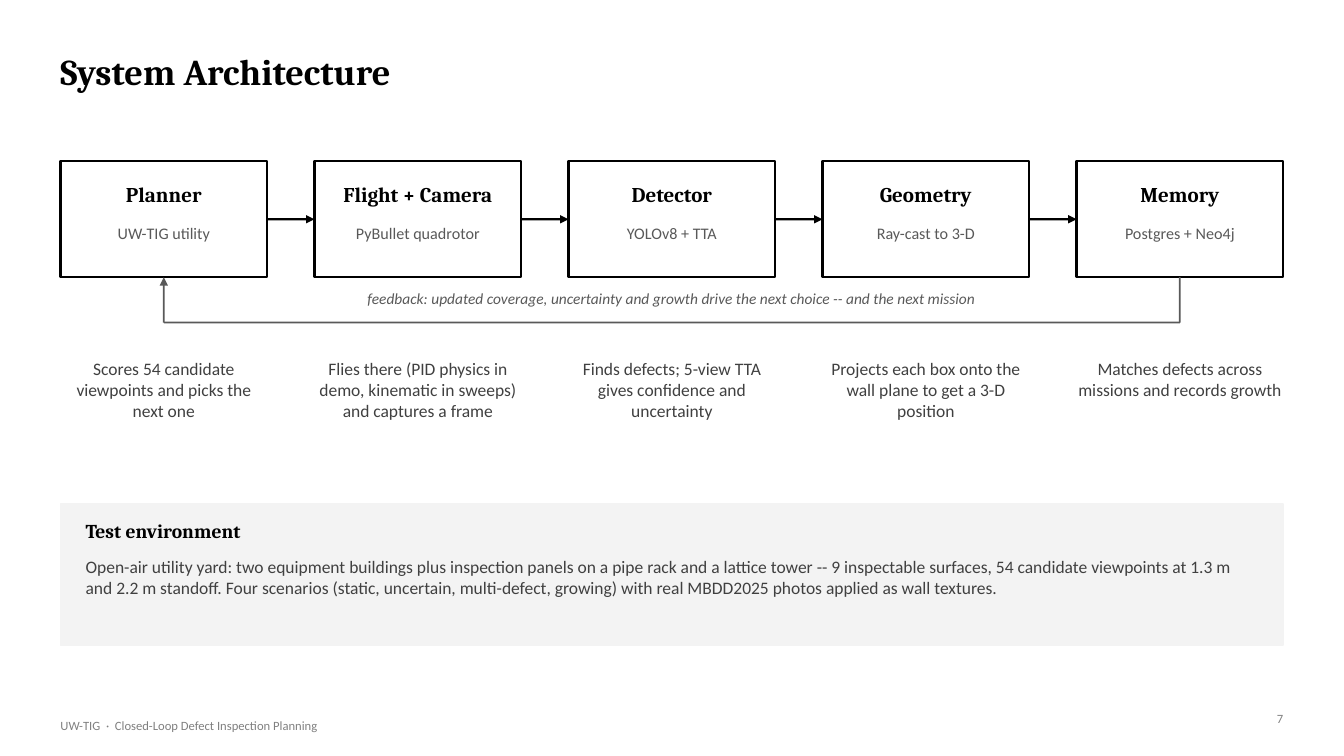
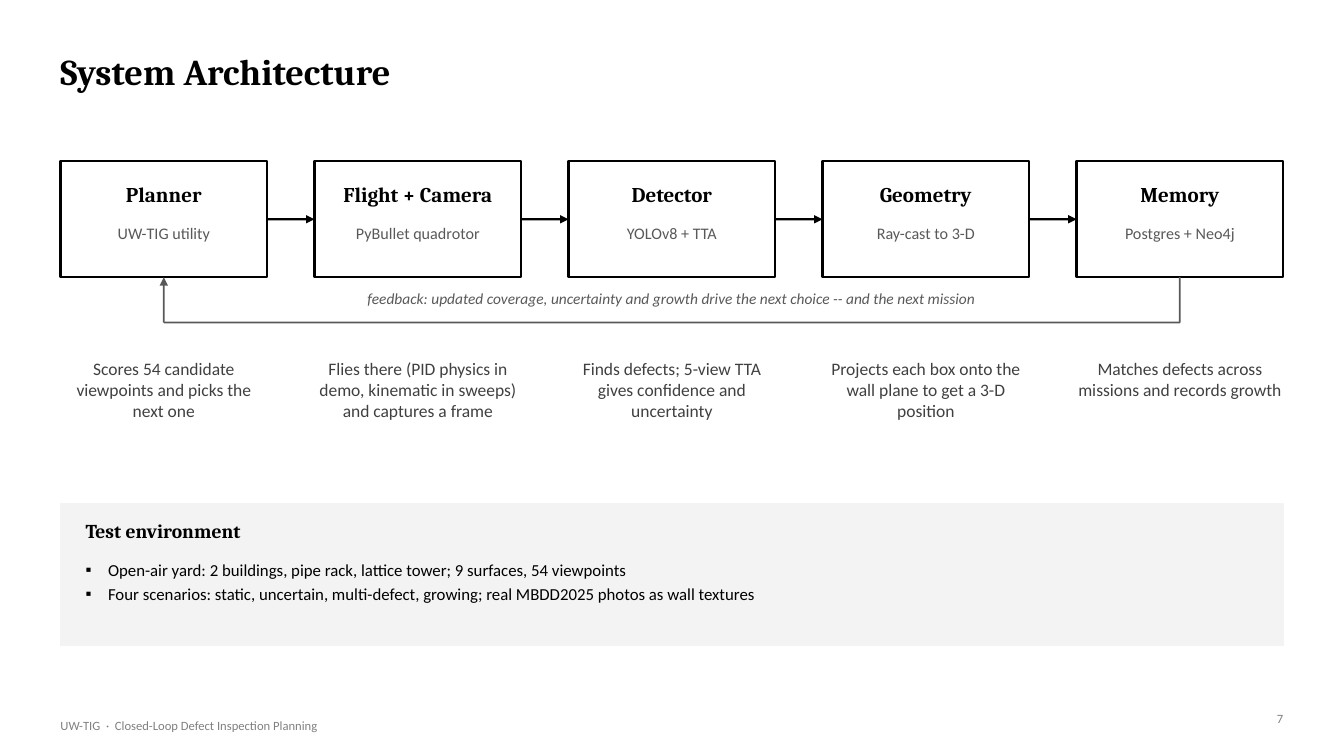
Before and after one commit to DrNeel11/project_work_1, a slide deck: slide 7 of drone-sim-today/UW-TIG_Review_Deck.pptx. Drawn at 1344x756 pixels with LibreOffice and Linux fonts; fonts in the diff are those of the drawing. Boxes give left, top, right and bottom in pixels: in the first picture for what was removed or moved away, otherwise in the second. Text is boxed around its words. In the diff, an @@ line names an element or a change of style, - is before the commit and + after.

```diff
--- a/drone-sim-today/UW-TIG_Review_Deck.pptx
+++ b/drone-sim-today/UW-TIG_Review_Deck.pptx
@@ text at (108, 564, 755, 603): text changed; size 12.5 to 12 pt; text colour #404040 to #000000 @@
-Open-air utility yard: two equipment buildings plus inspection panels on a pipe rack and a lattice tower -- 9 inspectable surfaces, 54 candidate viewpoints at 1.3 m and 2.2 m standoff. Four scenarios (static, uncertain, multi-defect, growing) with real MBDD2025 photos applied as wall textures.
+▪ Open-air yard: 2 buildings, pipe rack, lattice tower; 9 surfaces, 54 viewpoints
+▪ Four scenarios: static, uncertain, multi-defect, growing; real MBDD2025 photos as wall textures
```
Also in this commit, not shown: 11 other slides changed, 1 other file.
